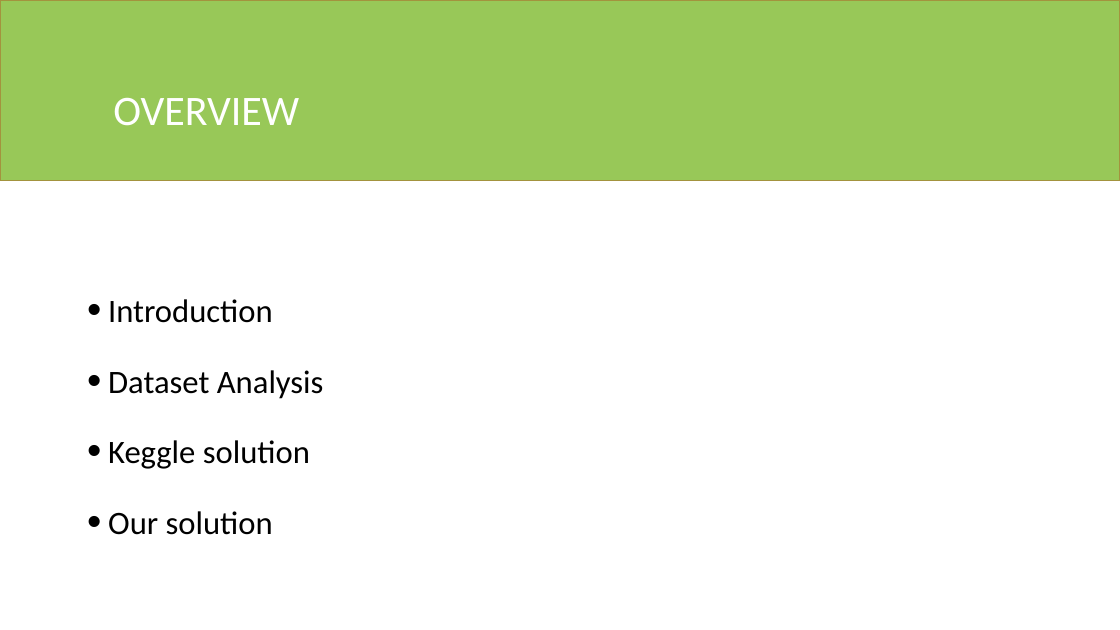
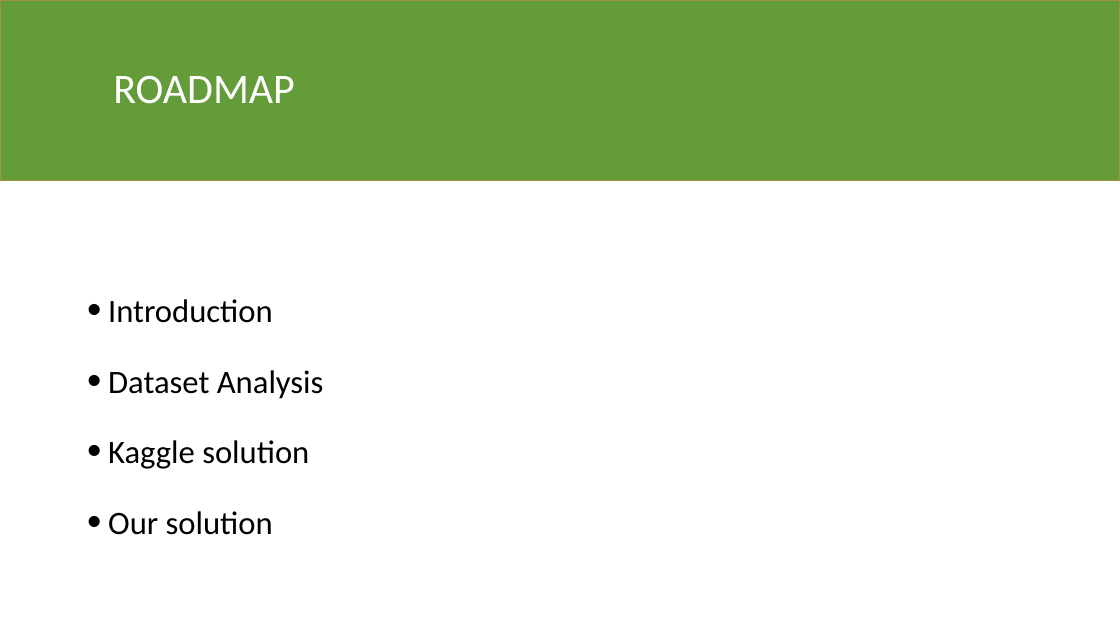
Before and after one commit to fedeloper/Biometrics2021, a slide deck: slide 2 of Facial Keypoints Detector.pptx. Drawn at 1120x630 pixels with LibreOffice and Linux fonts; fonts in the diff are those of the drawing. Boxes give left, top, right and bottom in pixels: in the first picture for what was removed or moved away, otherwise in the second. Text is boxed around its words. In the diff, an @@ line names an element or a change of style, - is before the commit and + after.

```diff
--- a/Facial Keypoints Detector.pptx
+++ b/Facial Keypoints Detector.pptx
@@ rectangle at (x1=0, y1=0, x2=1120, y2=181): fill #98C858 to #659C3A @@
@@ title at (x1=113, y1=75, x2=295, y2=104): text changed @@
-OVERVIEW
+ROADMAP
@@ text at (x1=108, y1=440, x2=309, y2=469): text changed @@
-• Keggle solution
+• Kaggle solution
```
Also in this commit, not shown: 13 other slides changed, 1 slide added, 2 slides removed.
